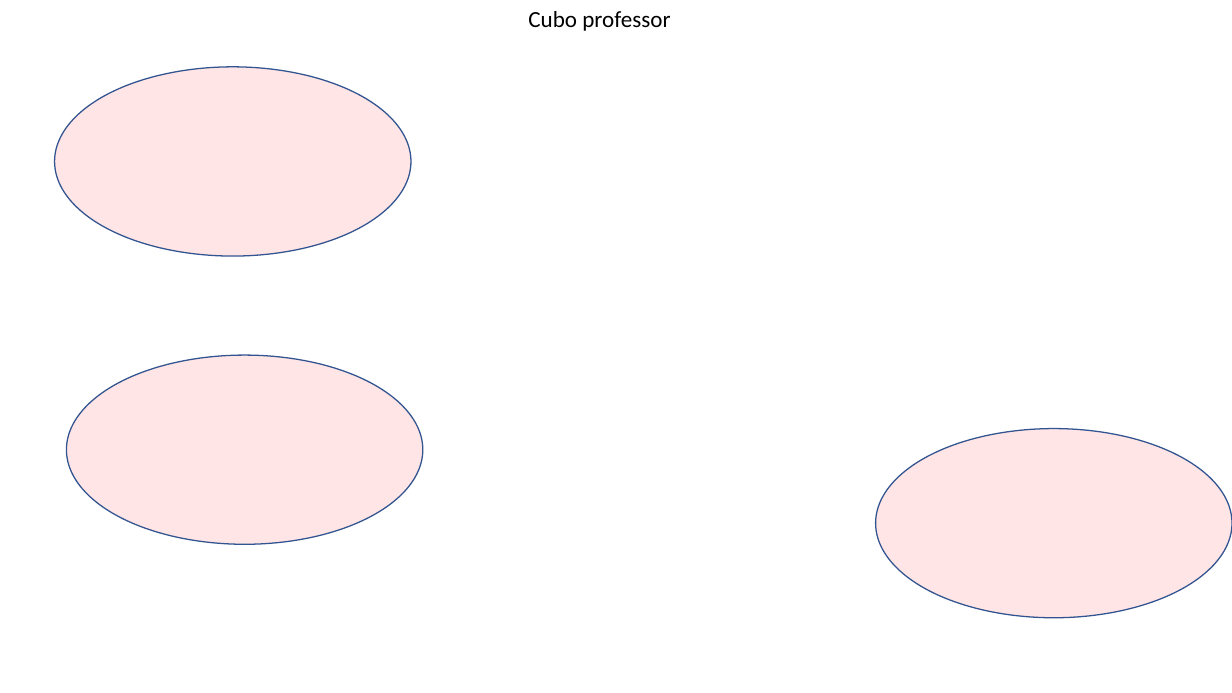
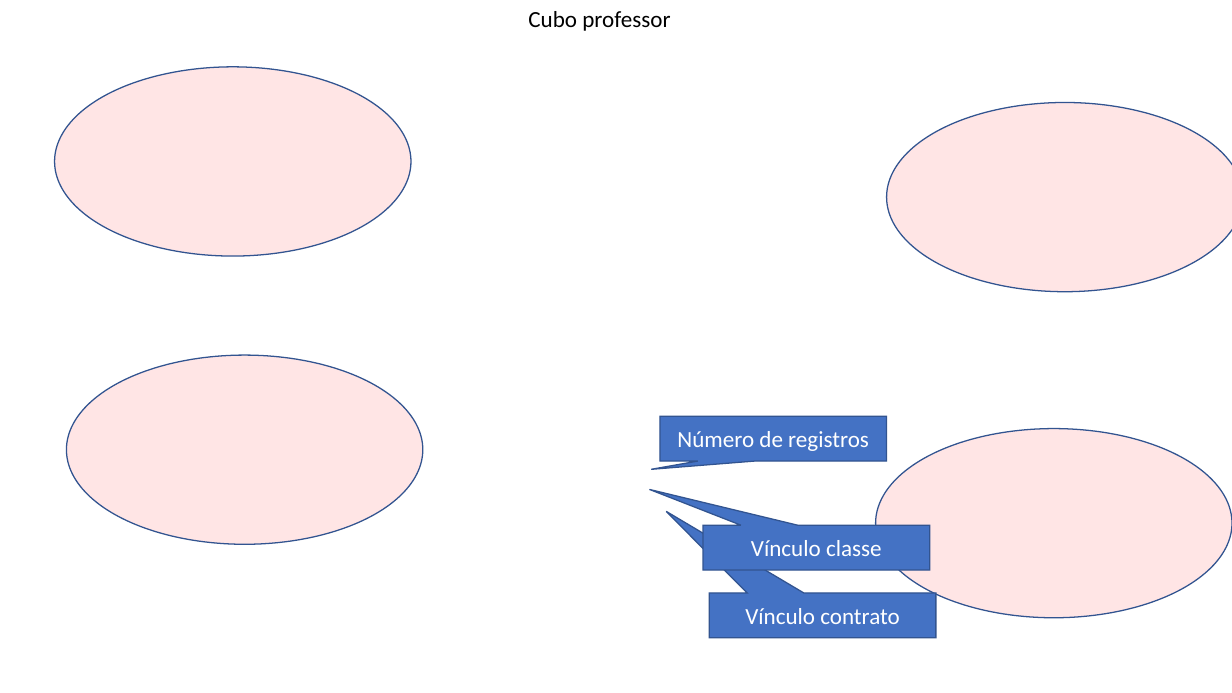
Before and after one commit to vinicius-silva-ep/Desafio-PNP, a slide deck: slide 1 of FLUXO.pptx. Drawn at 1232x693 pixels with LibreOffice and Linux fonts; fonts in the diff are those of the drawing; background and template pictures are left out. Boxes give left, top, right and bottom in pixels: in the first picture for what was removed or moved away, otherwise in the second. Text is boxed around its words. In the diff, an @@ line names an element or a change of style, - is before the commit and + after.

```diff
--- a/FLUXO.pptx
+++ b/FLUXO.pptx
@@ ellipse added at (887, 103, 1232, 292), fill #FF0000 at 10% opacity, outline #325491 1 pt @@
@@ speech box added at (660, 416, 886, 461), fill #4472C4, outline #325491 1 pt, 18 pt, text #FFFFFF @@
+Número de registros
@@ speech box added at (703, 525, 930, 570), fill #4472C4, outline #325491 1 pt, 18 pt, text #FFFFFF @@
+Vínculo classe
@@ speech box added at (710, 593, 936, 639), fill #4472C4, outline #325491 1 pt, 18 pt, text #FFFFFF @@
+Vínculo contrato
```
Also in this commit, not shown: 5 other files.
